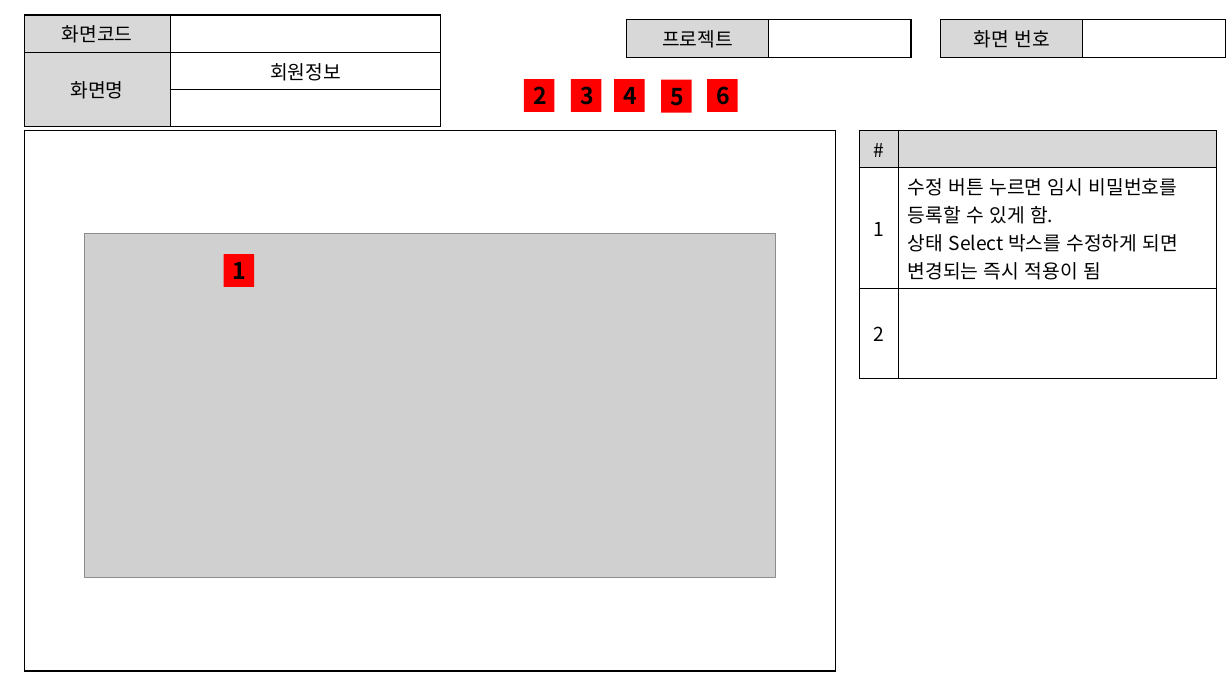
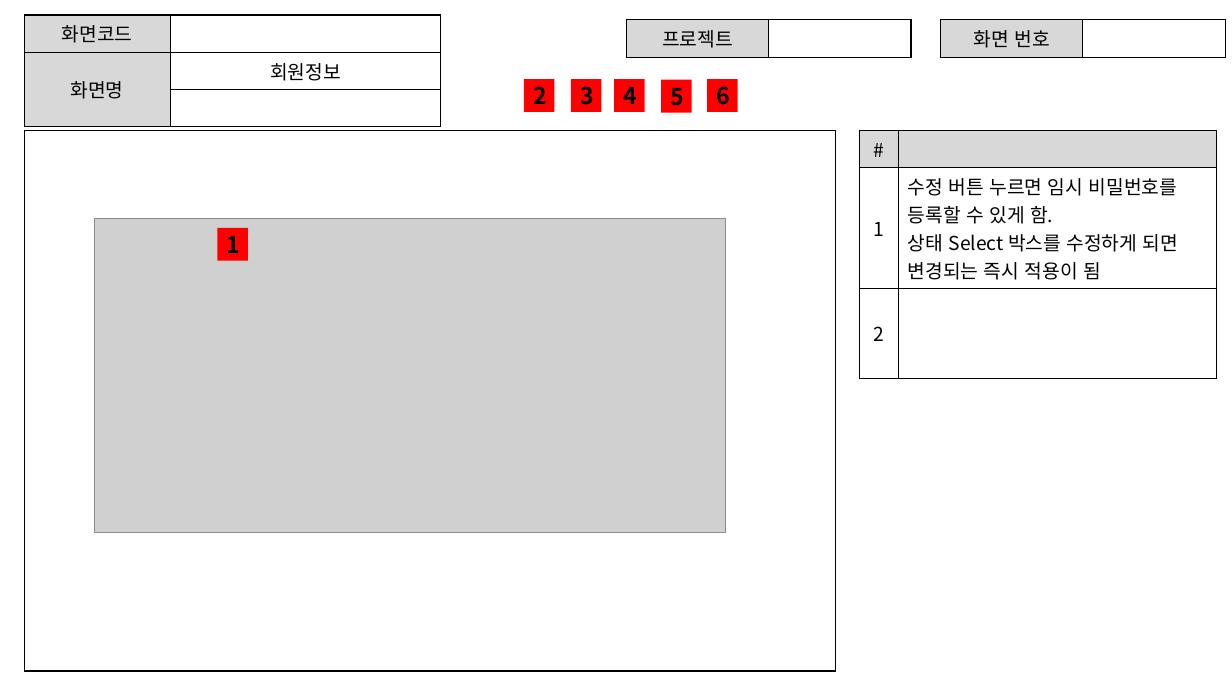
Before and after one commit to ezenteam2/e-Zone, a slide deck: slide 15 of 0 발표용 파워포인트/project05 - 파워포인트 종합 - 기범.pptx. Drawn at 1232x693 pixels with LibreOffice and Linux fonts; fonts in the diff are those of the drawing; grey boxes stand for pictures. Boxes give left, top, right and bottom in pixels: in the first picture for what was removed or moved away, otherwise in the second. Text is boxed around its words. In the diff, an @@ line names an element or a change of style, - is before the commit and + after.

```diff
--- a/0 발표용 파워포인트/project05 - 파워포인트 종합 - 기범.pptx
+++ b/0 발표용 파워포인트/project05 - 파워포인트 종합 - 기범.pptx
@@ picture resized from (x1=85, y1=233, x2=775, y2=578) to (x1=94, y1=219, x2=725, y2=533) @@
@@ rectangle "1" moved from (x1=224, y1=254, x2=254, y2=287) to (x1=217, y1=228, x2=248, y2=261) @@
```
Also in this commit, not shown: 2 other slides changed, 1 other file.
